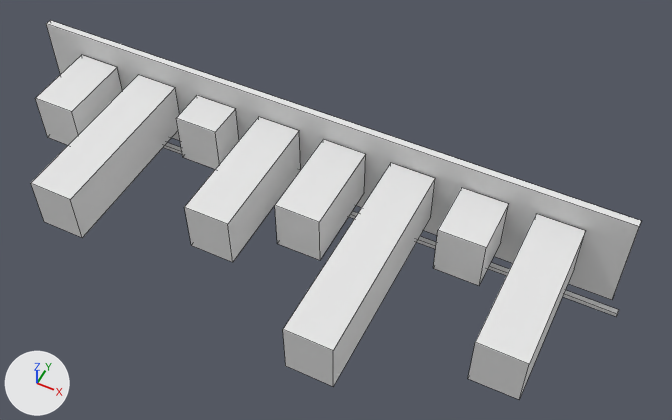
The OBJ model examples/recipes/data-bars/scene.obj, before and after one commit.
One viewpoint serves both versions: a 50 mm lens placed at (3.61, -6.61, 7.47), pointed at (0.65, -0.67, 0.06). Every picture has the same lights, and +X, +Y and +Z are marked at lower left. The first picture is the older version. Mesh edges are drawn as thin lines. Where no turn or scale is listed for an object, it has been applied to the vertices.

In view in the first picture: 'data-bars'.
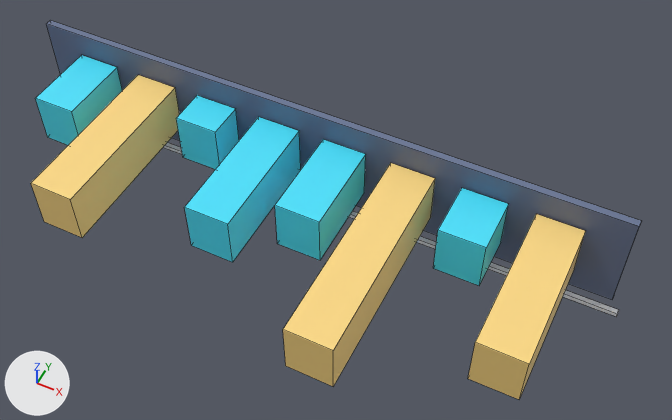
The change, as a list of edits to the scene's bpy script:
```text
Change mat_base:
    mat_base.base_color: (0.8, 0.8, 0.8) -> (0.137, 0.176, 0.294)  # white #e7e7e7 -> blue #677494
Change mat_cyan:
    mat_cyan.base_color: (0.8, 0.8, 0.8) -> (0.0706, 0.772, 1.0)  # white #e7e7e7 -> cyan #4be4ff
Change mat_gold:
    mat_gold.base_color: (0.8, 0.8, 0.8) -> (1.0, 0.71, 0.239)  # white #e7e7e7 -> yellow #ffdb86
Change mat_white:
    mat_white.roughness: 1.0 -> 0.388
```

What differs and where, as boxes [x1, y1, x2, y2] in the pictures (672 x 420 px):
'data-bars', recoloured, surface changed (darker)
    both: [31, 20, 641, 400]
